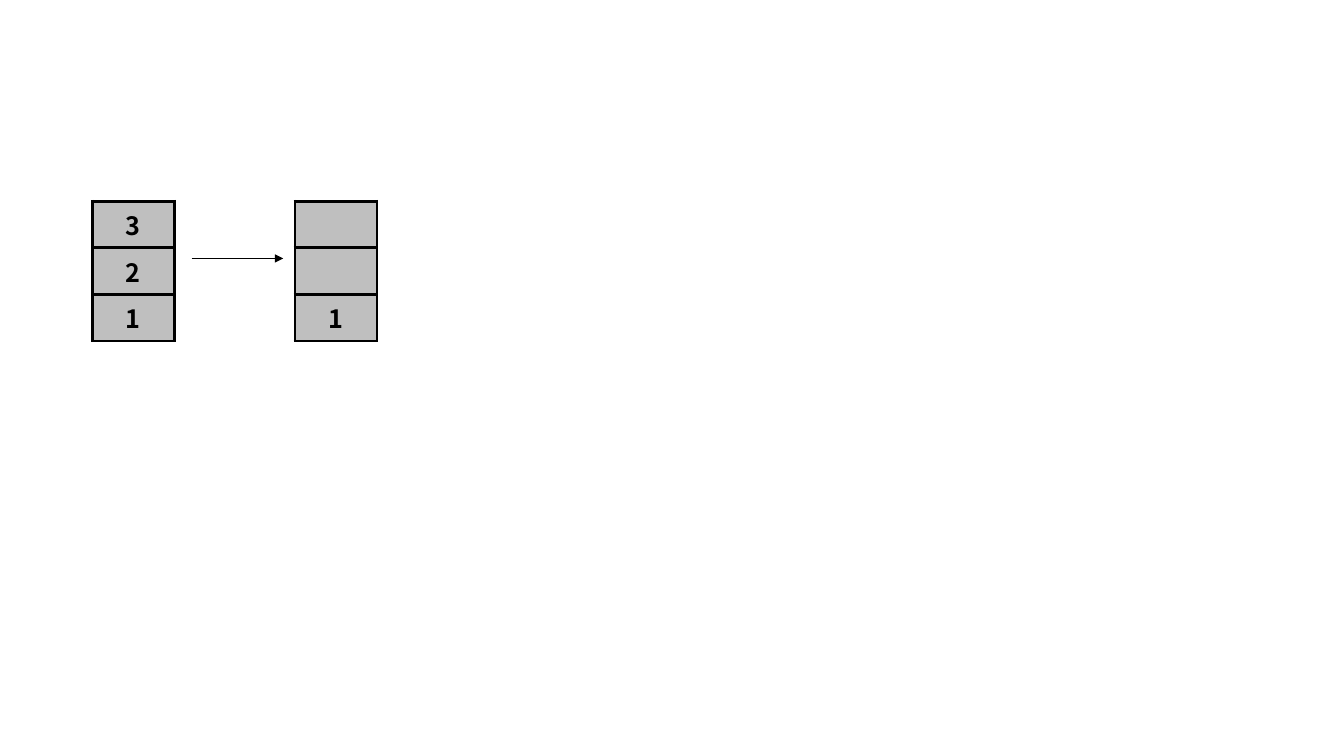
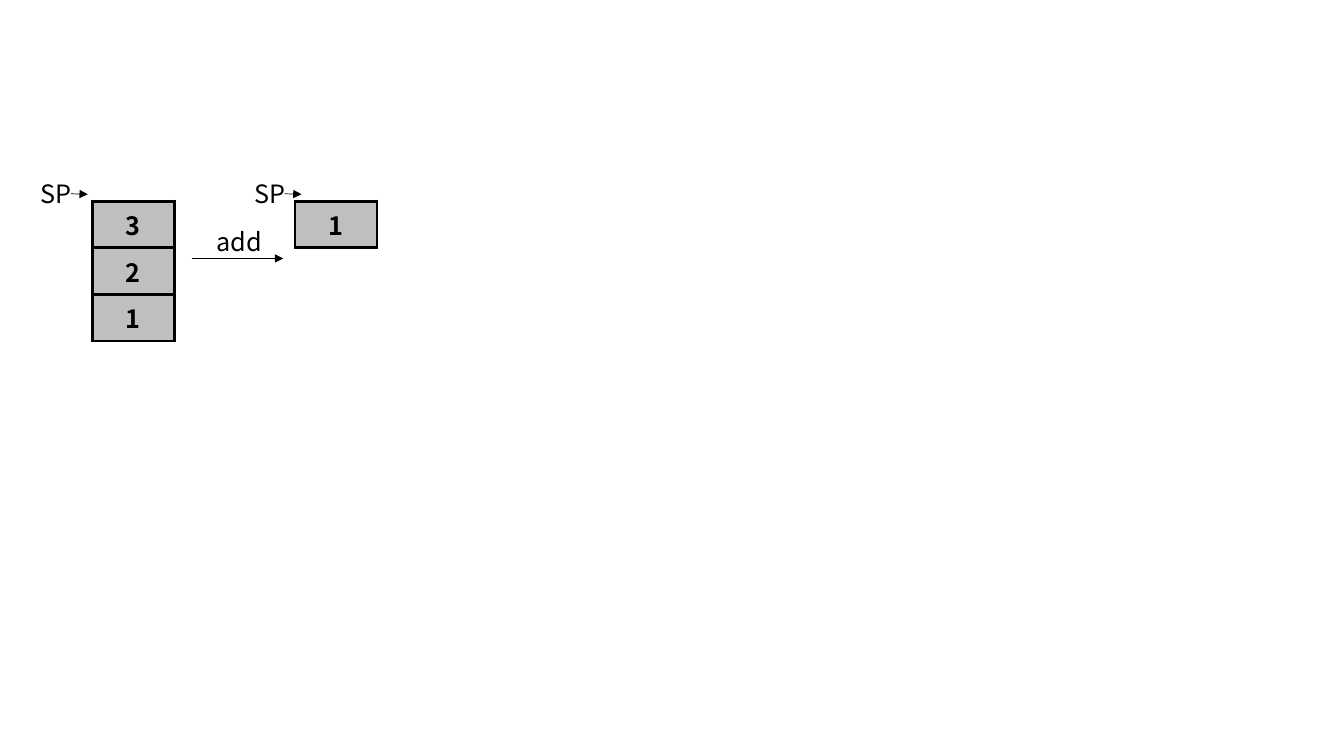
Before and after one commit to LouiValley/System-Design-in-Computational-Thinking-2018-Spring, a slide deck: slide 9 of team3/Publication/Progress update.pptx. Drawn at 1344x756 pixels with LibreOffice and Linux fonts; fonts in the diff are those of the drawing. Boxes give left, top, right and bottom in pixels: in the first picture for what was removed or moved away, otherwise in the second. Text is boxed around its words. In the diff, an @@ line names an element or a change of style, - is before the commit and + after.

```diff
--- a/team3/Publication/Progress update.pptx
+++ b/team3/Publication/Progress update.pptx
@@ text added at <box>40,184,71,204</box>, 18 pt, text #000000 @@
+SP
@@ arrow added from (71, 194) to (88, 195), #000000 0.5 pt @@
@@ text added at <box>254,184,285,204</box>, 18 pt, text #000000 @@
+SP
@@ arrow added from (284, 194) to (301, 195), #000000 0.5 pt @@
@@ table at <box>295,202,377,243</box> @@
-row 1: 
-row 2: 
@@ text added at <box>217,231,262,252</box>, 18 pt, text #000000 @@
+add
```
Also in this commit, not shown: 2 other slides changed, 1 other file.
